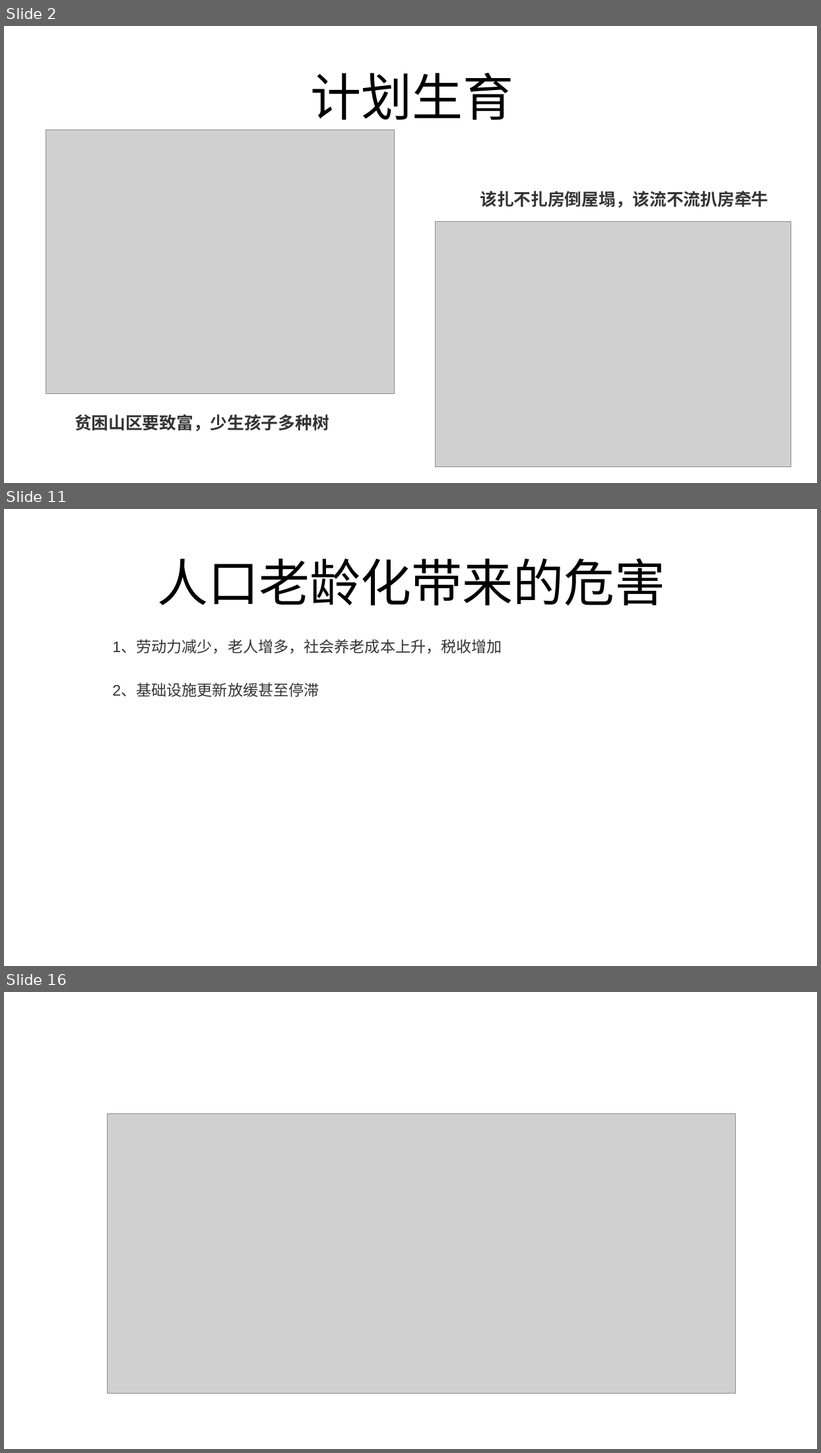
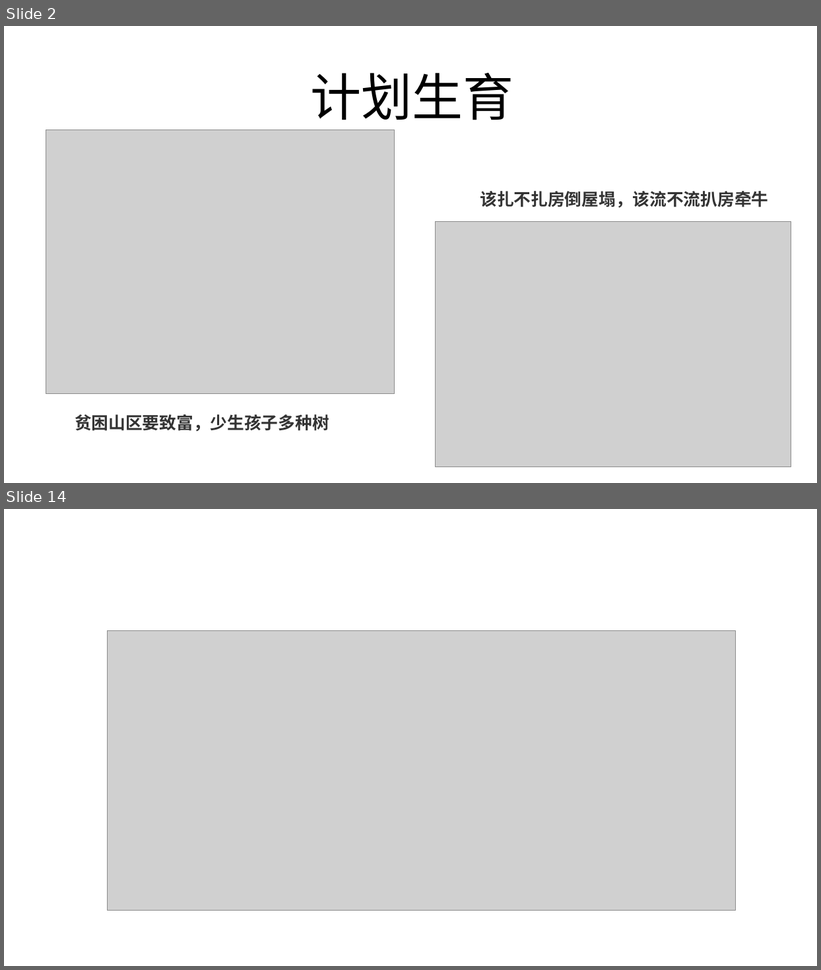
Before and after one commit to FredJiangFei/freetalk, a slide deck: 生娃是国家大事/sw - Copy.pptx. Shown one above the other, each under a label of ours: slides 2, 11 and 16 before the commit, slides 2 and 14 after it; the slides between them are not shown. The pictures are 821x1453 and 821x970 pixels, drawn with LibreOffice and Linux fonts; fonts in the diff are those of the drawing; grey boxes stand for pictures. Boxes give left, top, right and bottom in pixels: in the first picture for what was removed or moved away, otherwise in the second. Text is boxed around its words. In the diff, an @@ line names an element or a change of style, - is before the commit and + after.

```diff
--- a/生娃是国家大事/sw - Copy.pptx
+++ b/生娃是国家大事/sw - Copy.pptx
@@ slide 11 removed at (4,509,817,966), background #FFFFFF @@
@@ title removed at (157,559,665,605) @@
-人口老龄化带来的危害
@@ text removed at (112,640,502,654) @@
-1、劳动力减少，老人增多，社会养老成本上升，税收增加
@@ text removed at (112,683,319,697) @@
-2、基础设施更新放缓甚至停滞
@@ what was slide 16 is now slide 14 @@
```
Also in this commit, not shown: 13 slides changed, 5 slides added, 9 other slides removed, 2 other files.
